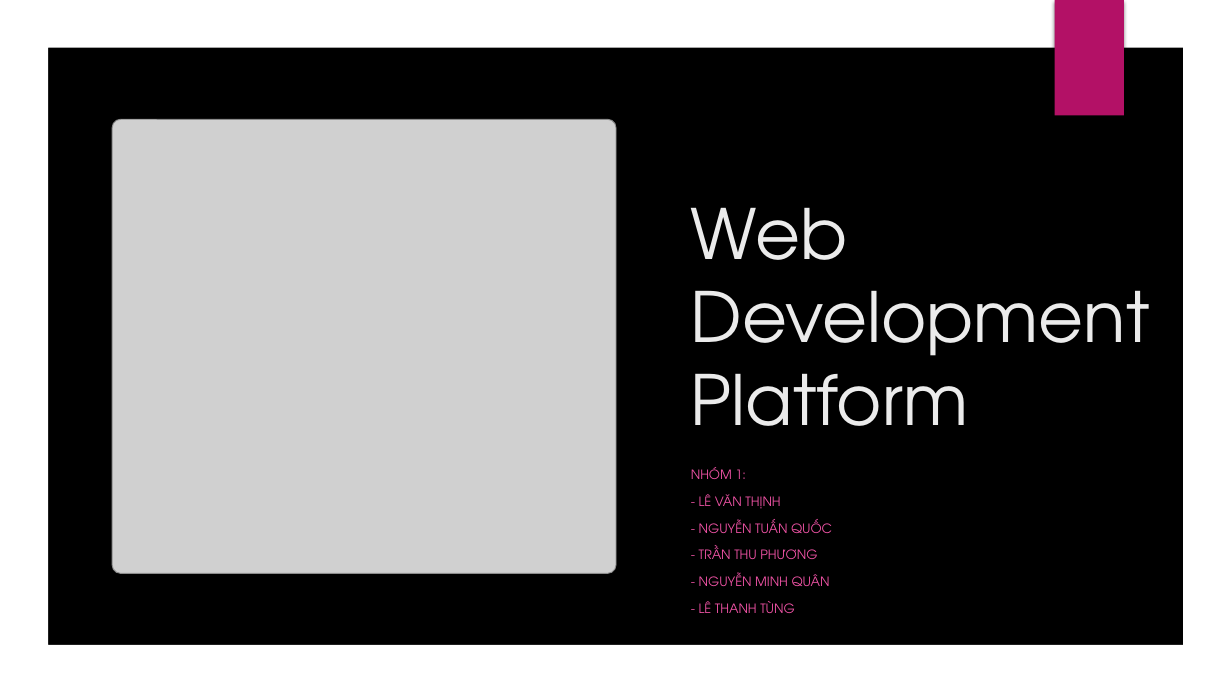
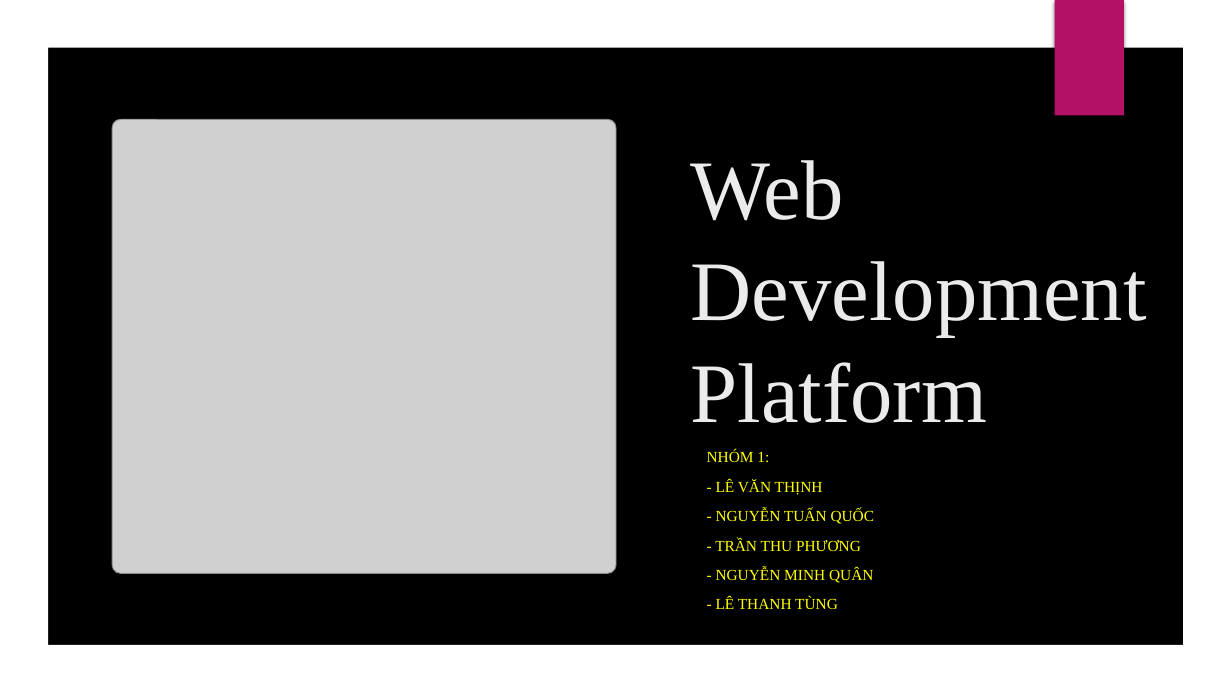
Before and after one commit to ThiinhUET/WDP-project, a slide deck: slide 1 of docs/WDP_Presentation.pptx. Drawn at 1232x693 pixels with LibreOffice and Linux fonts; fonts in the diff are those of the drawing; grey boxes stand for pictures; background and template pictures are left out. Boxes give left, top, right and bottom in pixels: in the first picture for what was removed or moved away, otherwise in the second. Text is boxed around its words. In the diff, an @@ line names an element or a change of style, - is before the commit and + after.

```diff
--- a/docs/WDP_Presentation.pptx
+++ b/docs/WDP_Presentation.pptx
@@ title "Web Development Platform" at (691,160,1147,423): size 54 to 66 pt, font TeX Gyre Adventor to Times New Roman @@
@@ subtitle "NHÓM 1:": place and size @@
-subtitle "NHÓM 1:" at (691,467,832,613)
+subtitle "NHÓM 1:" at (707,450,875,609)
@@ subtitle "NHÓM 1:" at (707,450,875,609): size 10 to 12 pt, font TeX Gyre Adventor to Times New Roman, text colour #EF53A5 to #FFFF00 @@
```
Also in this commit, not shown: 5 other slides changed, 1 slide added, 1 slide removed, 1 other file.
